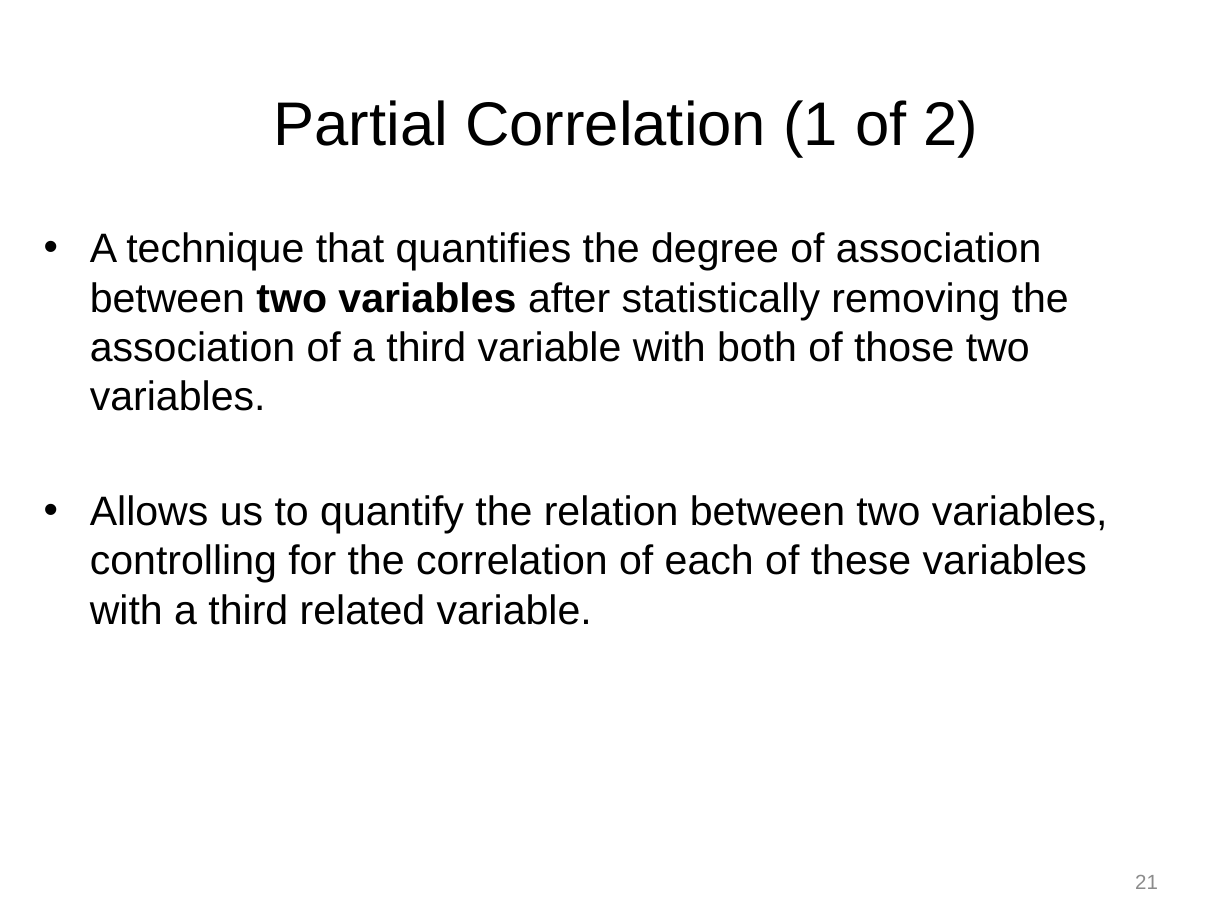
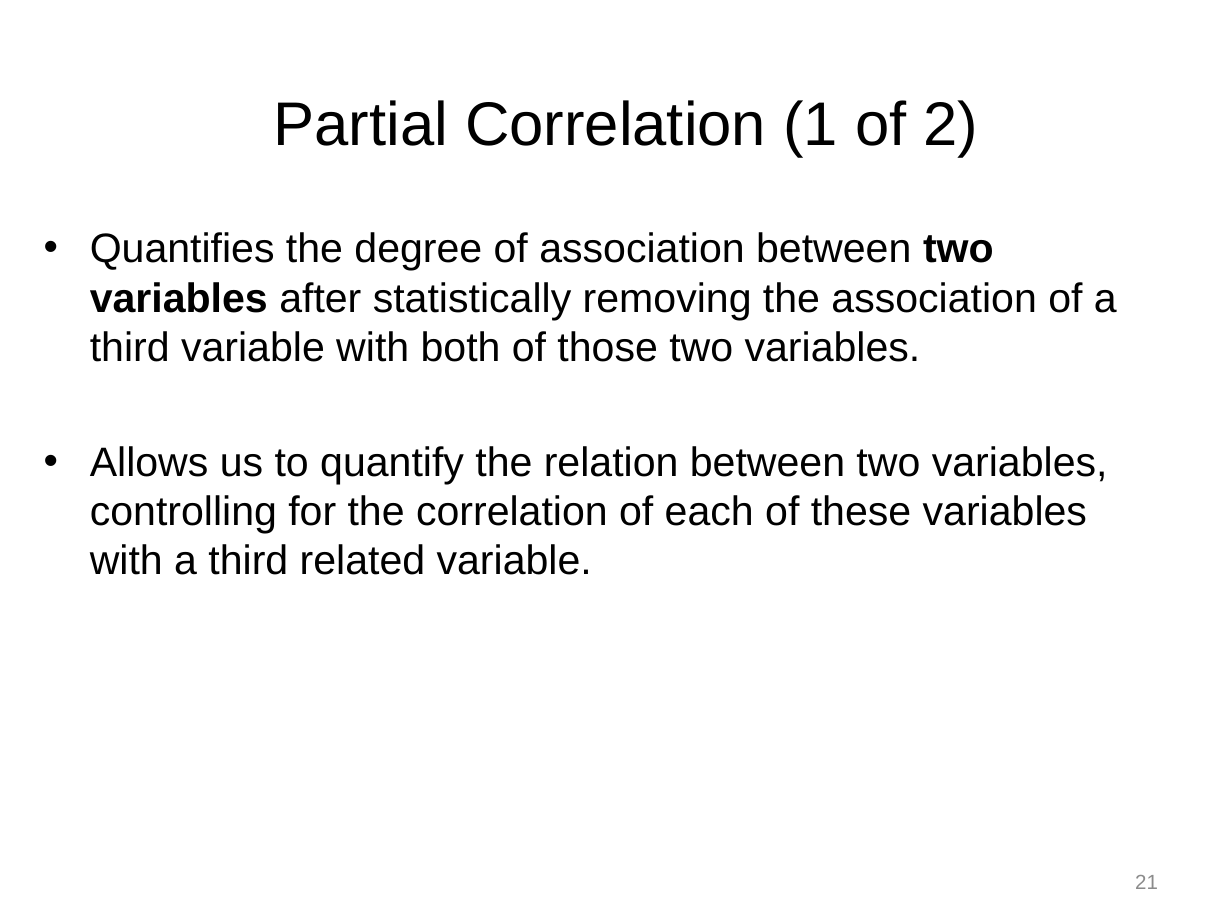
Before and after one commit to npm27/Teaching-Materials, a slide deck: slide 21 of Tests and Eval/Slides/3 Chapter 3.pptx. Drawn at 1232x924 pixels with LibreOffice and Linux fonts; fonts in the diff are those of the drawing. Boxes give left, top, right and bottom in pixels: in the first picture for what was removed or moved away, otherwise in the second. Text is boxed around its words. In the diff, an @@ line names an element or a change of style, - is before the commit and + after.

```diff
--- a/Tests and Eval/Slides/3 Chapter 3.pptx
+++ b/Tests and Eval/Slides/3 Chapter 3.pptx
@@ text at [90, 232, 1117, 362]: text changed @@
-• A technique that quantifies the degree of association between two variables after statistically removing the association of a third variable with both of those two variables.
+• Quantifies the degree of association between two variables after statistically removing the association of a third variable with both of those two variables.
```
Also in this commit, not shown: 8 other slides changed, 3 other files.
